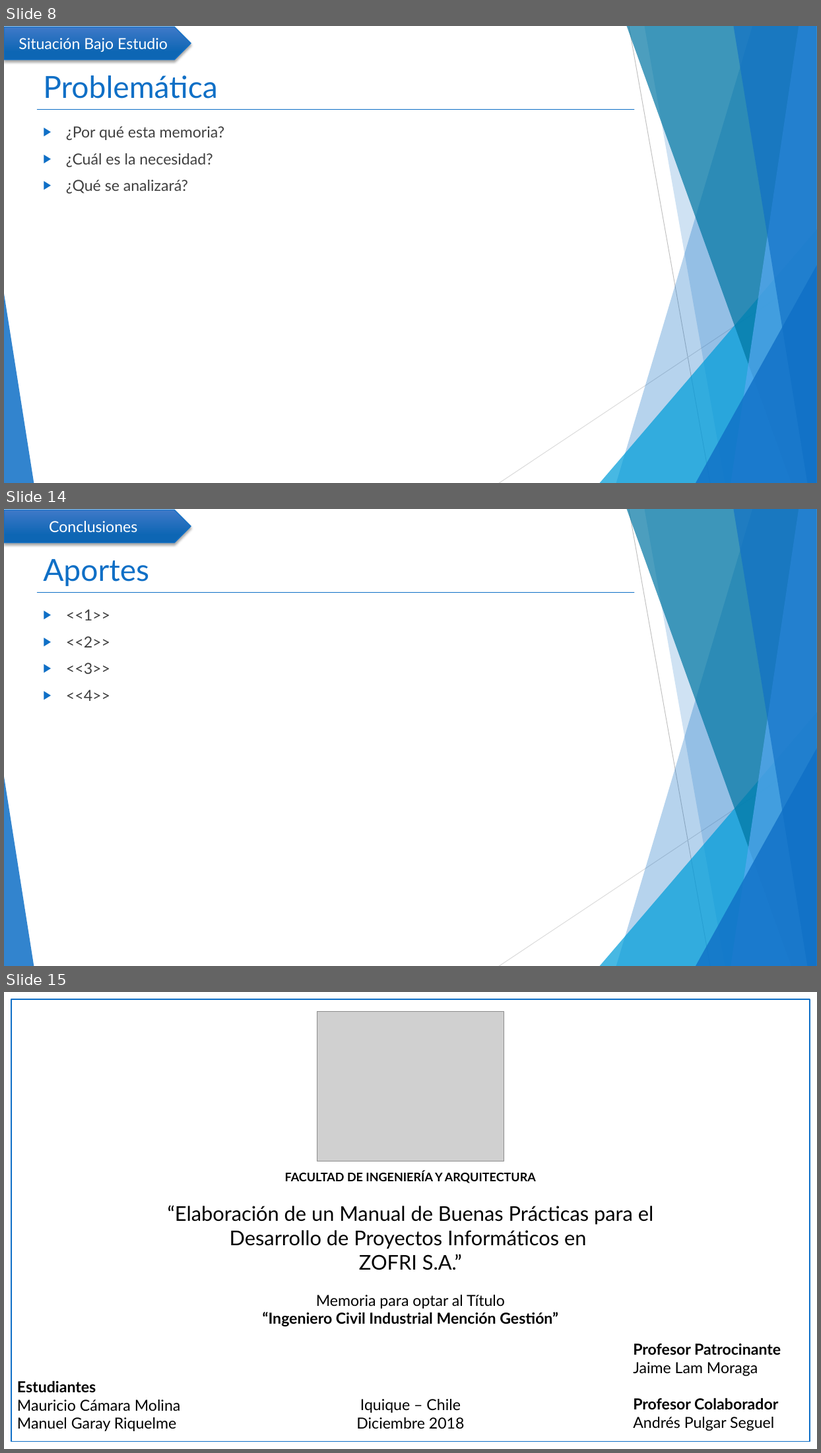
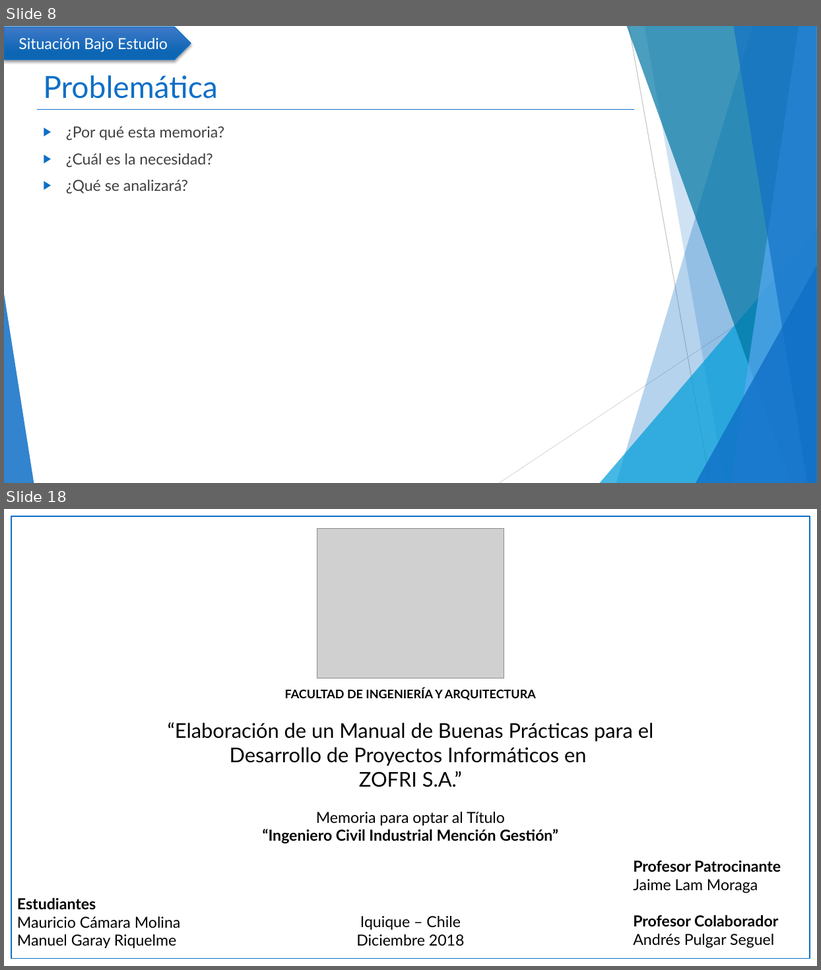
Before and after one commit to mcamara75/tituloUnap, a slide deck: 2018/TT IQQ 2018 Camara y Garay.pptx. Shown one above the other, each under a label of ours: slides 8, 14 and 15 before the commit, slides 8 and 18 after it; the slides between them are not shown. The pictures are 821x1453 and 821x970 pixels, drawn with LibreOffice and Linux fonts; fonts in the diff are those of the drawing; grey boxes stand for pictures. Boxes give left, top, right and bottom in pixels: in the first picture for what was removed or moved away, otherwise in the second. Text is boxed around its words. In the diff, an @@ line names an element or a change of style, - is before the commit and + after.

```diff
--- a/2018/TT IQQ 2018 Camara y Garay.pptx
+++ b/2018/TT IQQ 2018 Camara y Garay.pptx
@@ slide 14 removed at [4,509,817,966], background #FFFFFF; not listed: 11 template elements that a slide beside it also shows @@
@@ pentagon arrow removed at [4,510,191,543] @@
-Conclusiones
@@ title removed at [43,559,149,586] @@
-Aportes
@@ text removed at [66,609,110,701] @@
-▶ <<1>>
-▶ <<2>>
-▶ <<3>>
-▶ <<4>>
@@ what was slide 15 is now slide 18 @@
```
Also in this commit, not shown: 5 slides changed, 4 slides added.
